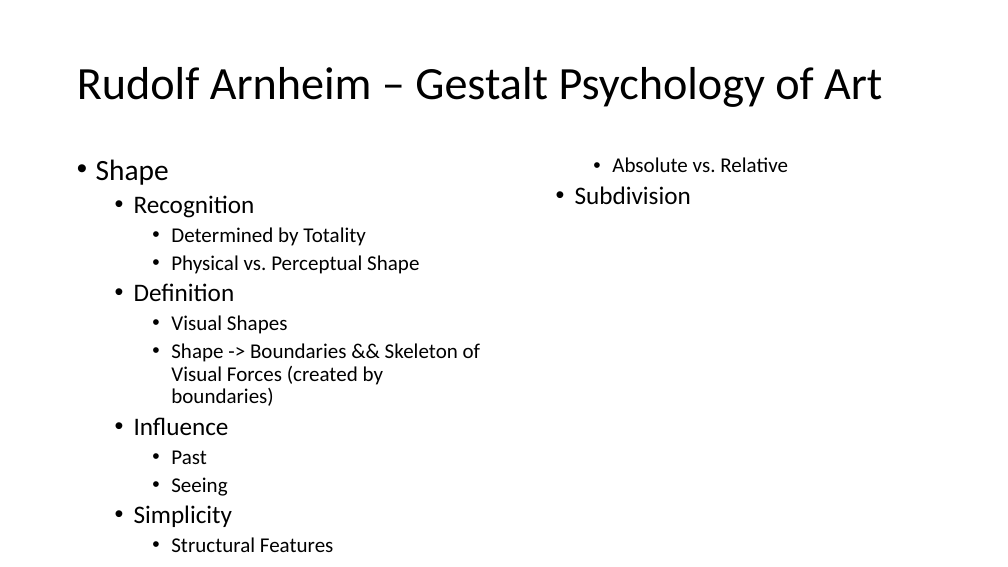
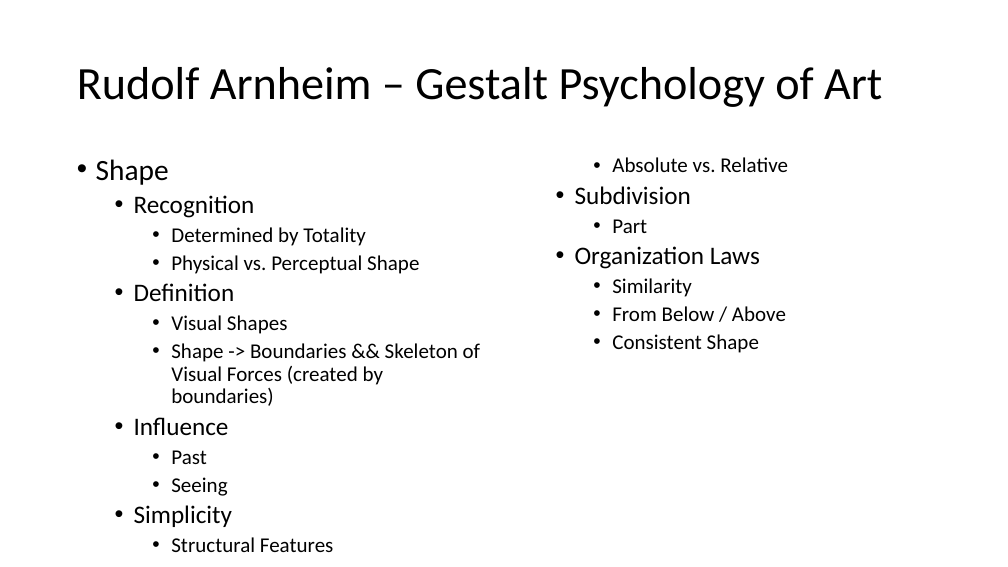
Before and after one commit to PatriciaXiao/Conclusion, a slide deck: slide 14 of Conclusion.pptx. Drawn at 1008x567 pixels with LibreOffice and Linux fonts; fonts in the diff are those of the drawing. Boxes give left, top, right and bottom in pixels: in the first picture for what was removed or moved away, otherwise in the second. Text is boxed around its words. In the diff, an @@ line names an element or a change of style, - is before the commit and + after.

Commit message:
11202015
Shape Almost Done

```diff
--- a/Conclusion.pptx
+++ b/Conclusion.pptx
@@ text at box(575, 219, 786, 353): paragraphs added @@
+    • Part
+  • Organization Laws
+    • Similarity
+    • From Below / Above
+    • Consistent Shape
```
Also in this commit, not shown: 2 other files.
